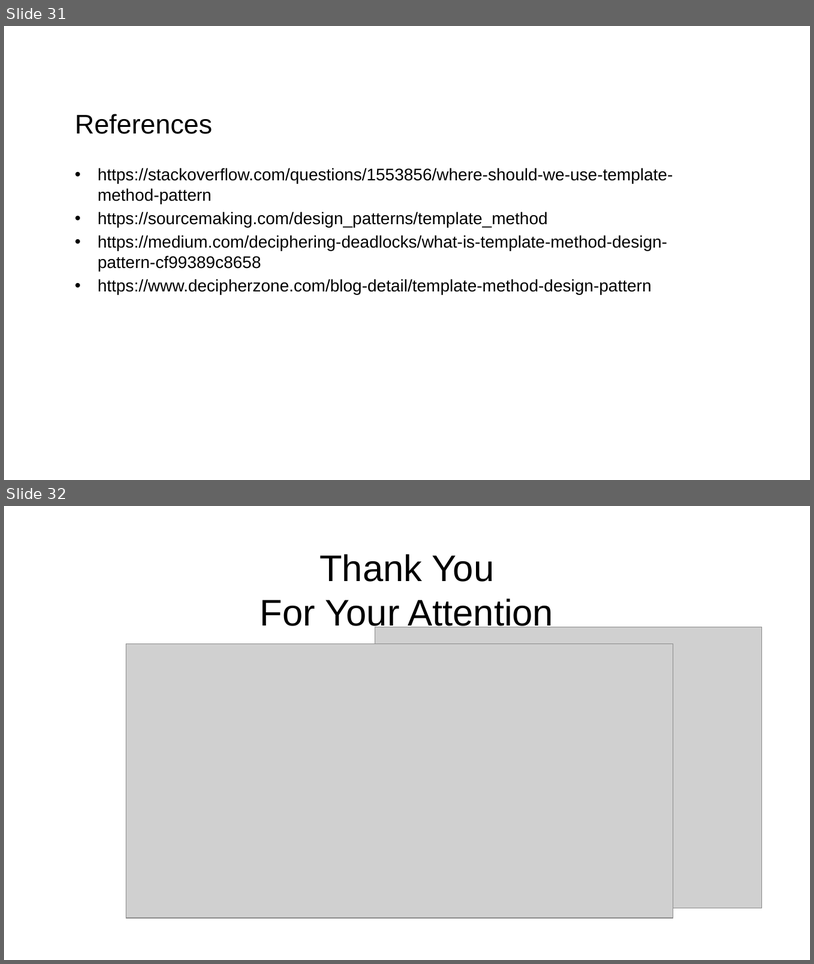
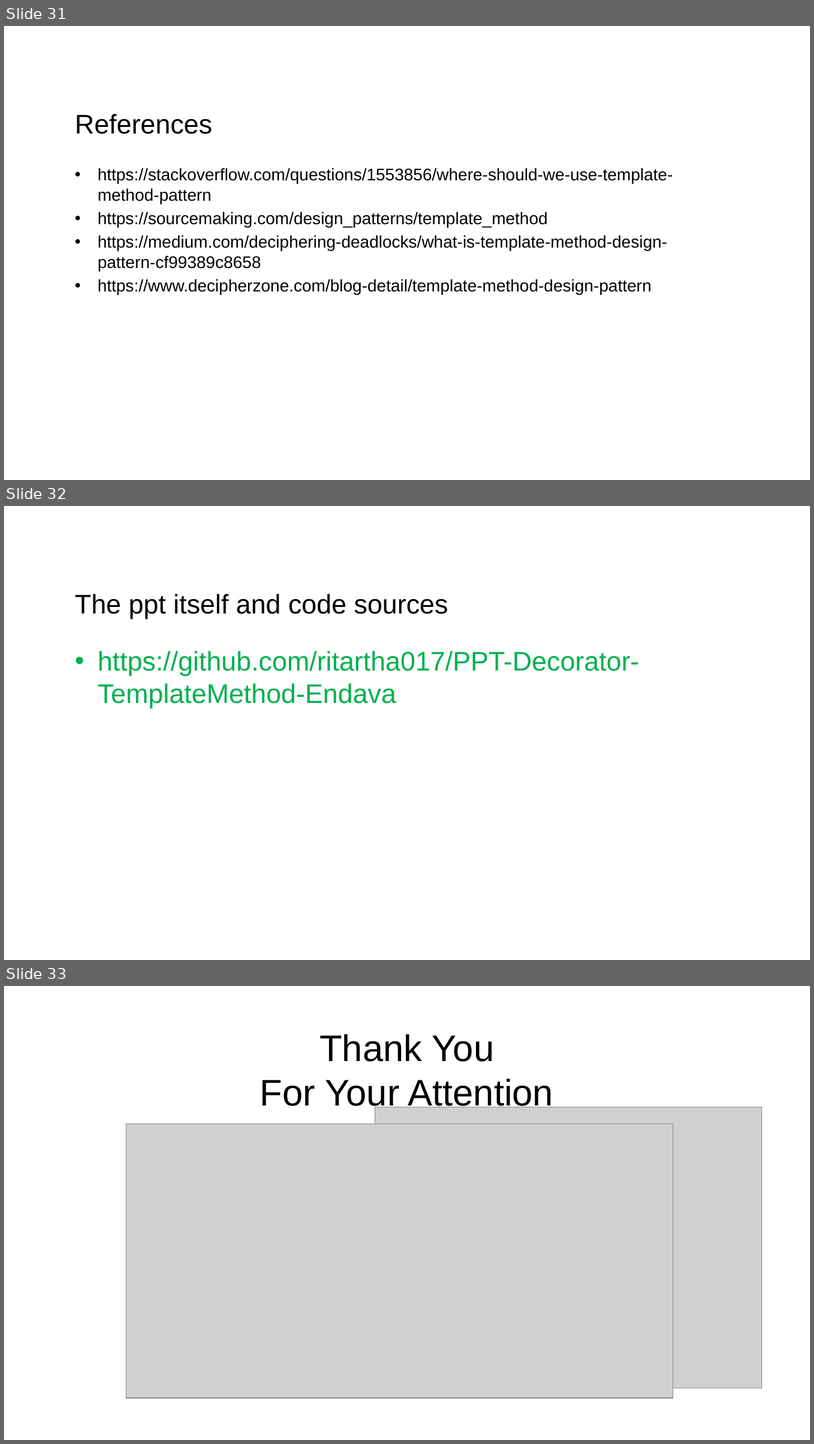
Before and after one commit to ritartha017/PPT-Decorator-TemplateMethod-Endava, a slide deck: DesignPatterns.pptx. Shown one above the other, each under a label of ours: slides 31 and 32 before the commit, slides 31, 32 and 33 after it. The pictures are 814x964 and 814x1444 pixels, drawn with LibreOffice and Linux fonts; fonts in the diff are those of the drawing; grey boxes stand for pictures; background and template pictures are left out. Boxes give left, top, right and bottom in pixels: in the first picture for what was removed or moved away, otherwise in the second. Text is boxed around its words. In the diff, an @@ line names an element or a change of style, - is before the commit and + after.

```diff
--- a/DesignPatterns.pptx
+++ b/DesignPatterns.pptx
@@ slide 32 added at (4,506,810,960), background picture (left out) @@
@@ title added at (75,594,449,619), 32 pt, text #000000 @@
+The ppt itself and code sources
@@ text added at (98,651,639,708), 32 pt, text #00B050 @@
+• https://github.com/ritartha017/PPT-Decorator-TemplateMethod-Endava
@@ what was slide 32 is now slide 33 @@
```
Also in this commit, not shown: 6 other files.
